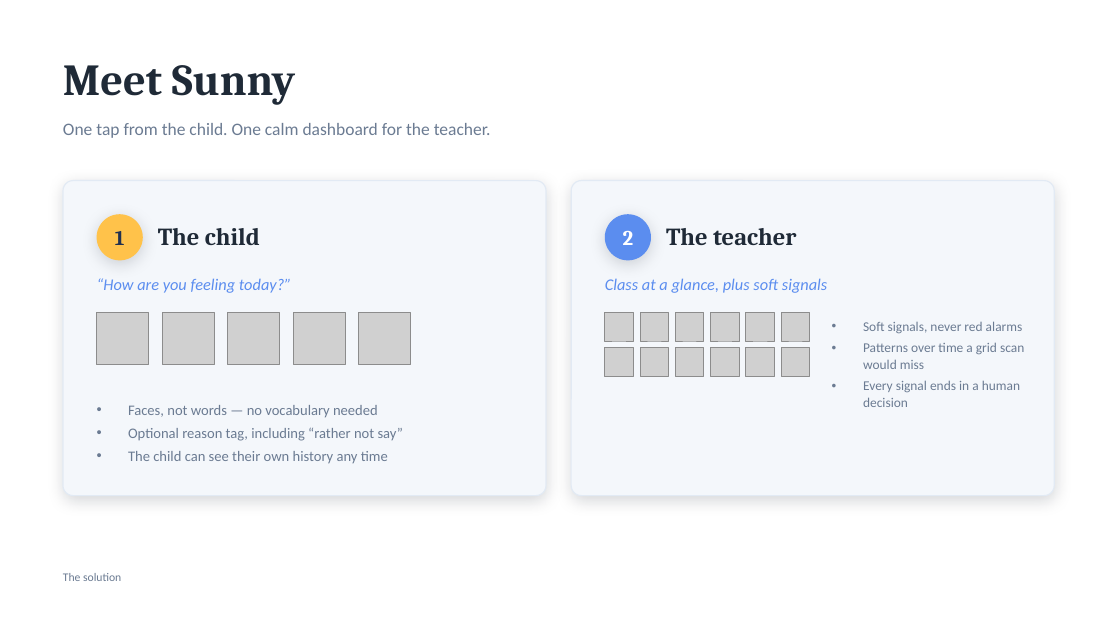
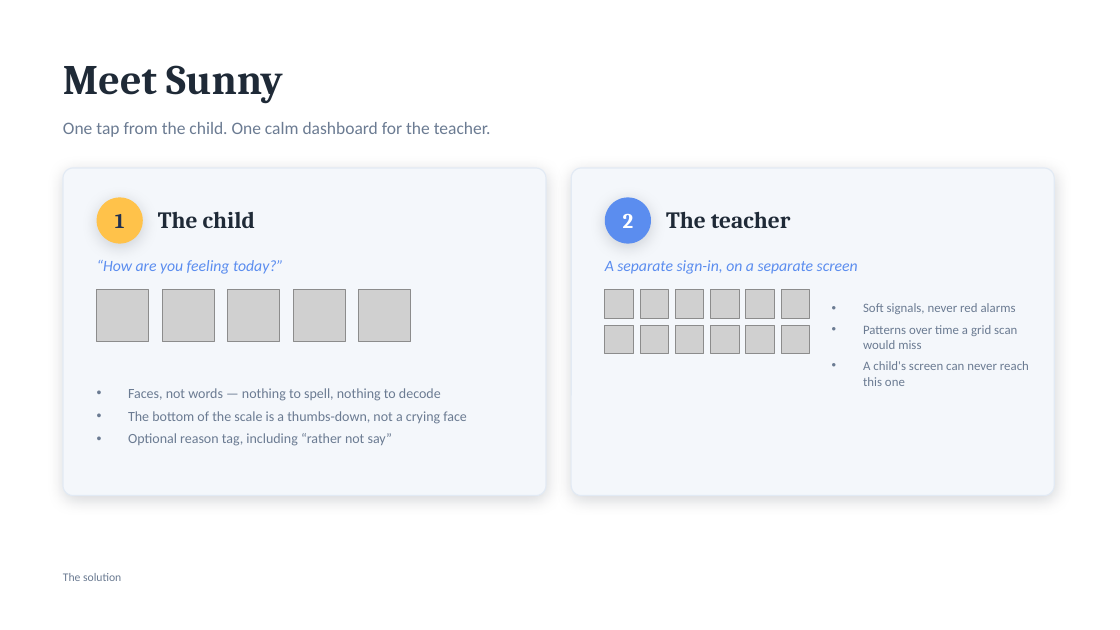
Before and after one commit to ArthurAlexandre28/Hackathon_ICL, a slide deck: slide 3 of Sunny-Pitch-Deck.pptx. Drawn at 1120x630 pixels with LibreOffice and Linux fonts; fonts in the diff are those of the drawing; grey boxes stand for pictures. Boxes give left, top, right and bottom in pixels: in the first picture for what was removed or moved away, otherwise in the second. Text is boxed around its words. In the diff, an @@ line names an element or a change of style, - is before the commit and + after.

```diff
--- a/Sunny-Pitch-Deck.pptx
+++ b/Sunny-Pitch-Deck.pptx
@@ text "Meet Sunny" at bbox=[63, 65, 283, 104]: size 38 to 36 pt @@
@@ rounded rectangle: place and size @@
-rounded rectangle at bbox=[63, 181, 546, 496]
+rounded rectangle at bbox=[63, 168, 546, 496]
@@ rounded rectangle at bbox=[63, 168, 546, 496]: proportions changed @@
@@ rounded rectangle at bbox=[571, 168, 1054, 496]: proportions changed @@
@@ rounded rectangle: place and size @@
-rounded rectangle at bbox=[571, 181, 1054, 496]
+rounded rectangle at bbox=[571, 168, 1054, 496]
@@ text "The child" at bbox=[158, 211, 255, 228]: size 21 to 20 pt @@
@@ 4 texts, 2 ellipses: place and size @@
-4 texts, 2 ellipses at bbox=[97, 214, 796, 260]
+4 texts, 2 ellipses at bbox=[97, 197, 791, 244]
@@ text "The teacher" at bbox=[666, 211, 791, 228]: size 21 to 20 pt @@
@@ text "“How are you feeling today?”": place and size @@
-text "“How are you feeling today?”" at bbox=[97, 278, 292, 293]
+text "“How are you feeling today?”" at bbox=[97, 260, 283, 274]
@@ text "“How are you feeling today?”" at bbox=[97, 260, 283, 274]: size 14 to 13.5 pt @@
@@ text at bbox=[605, 260, 858, 274]: text changed; size 14 to 13.5 pt @@
-Class at a glance, plus soft signals
+A separate sign-in, on a separate screen
@@ text "Soft signals, never red alarms": place and size @@
-text "Soft signals, never red alarms" at bbox=[863, 321, 1024, 407]
+text "Soft signals, never red alarms" at bbox=[863, 303, 1029, 386]
@@ 17 pictures: place and size @@
-17 pictures at bbox=[97, 313, 810, 376]
+17 pictures at bbox=[97, 290, 810, 354]
@@ text at bbox=[863, 303, 1017, 349]: size 11.5 to 11 pt in "Soft signals, never red alarms", "Patterns over time a grid scan would ..." @@
@@ text "Faces, not words — nothing ...": place and size @@
-text "Faces, not words — nothing ..." at bbox=[128, 405, 404, 464]
+text "Faces, not words — nothing ..." at bbox=[128, 388, 467, 446]
@@ text at bbox=[128, 388, 467, 424]: text changed; size 12.5 to 12 pt @@
-• Faces, not words — no vocabulary needed
+• Faces, not words — nothing to spell, nothing to decode
+• The bottom of the scale is a thumbs-down, not a crying face
@@ text at bbox=[863, 361, 1029, 386]: text changed; size 11.5 to 11 pt @@
-• Every signal ends in a human decision
+• A child's screen can never reach this one
@@ text at bbox=[128, 433, 393, 446]: size 12.5 to 12 pt in "Optional reason tag, including “rather not say”" @@
@@ text at bbox=[128, 451, 388, 464]: paragraph removed @@
-• The child can see their own history any time
```
Also in this commit, not shown: 6 other slides changed, 3 slides added, 5 slides removed, 3 other files.
